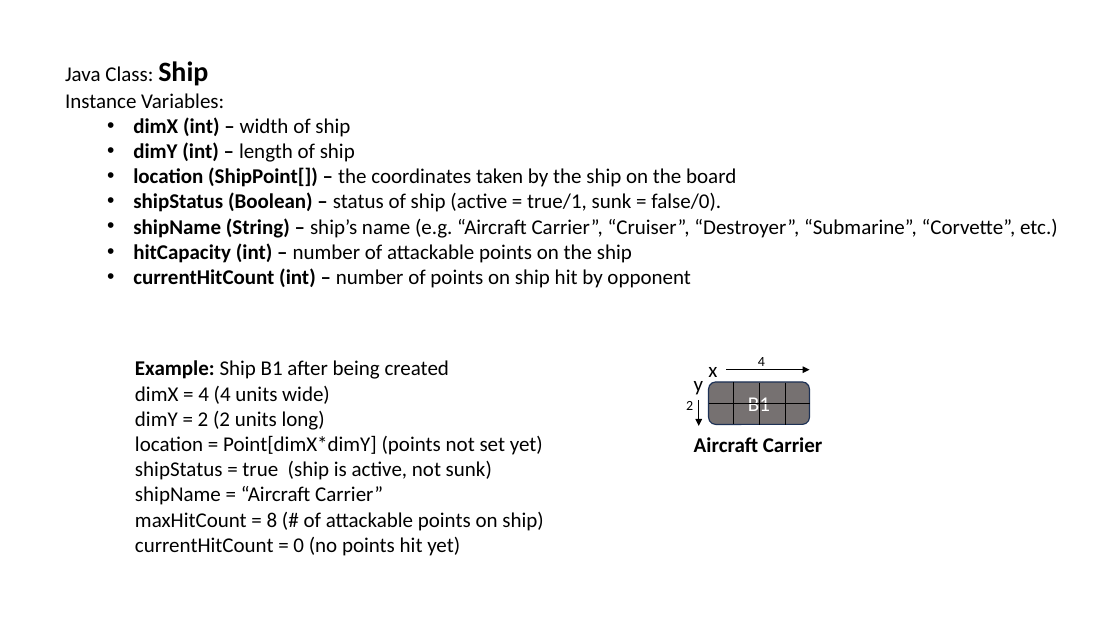
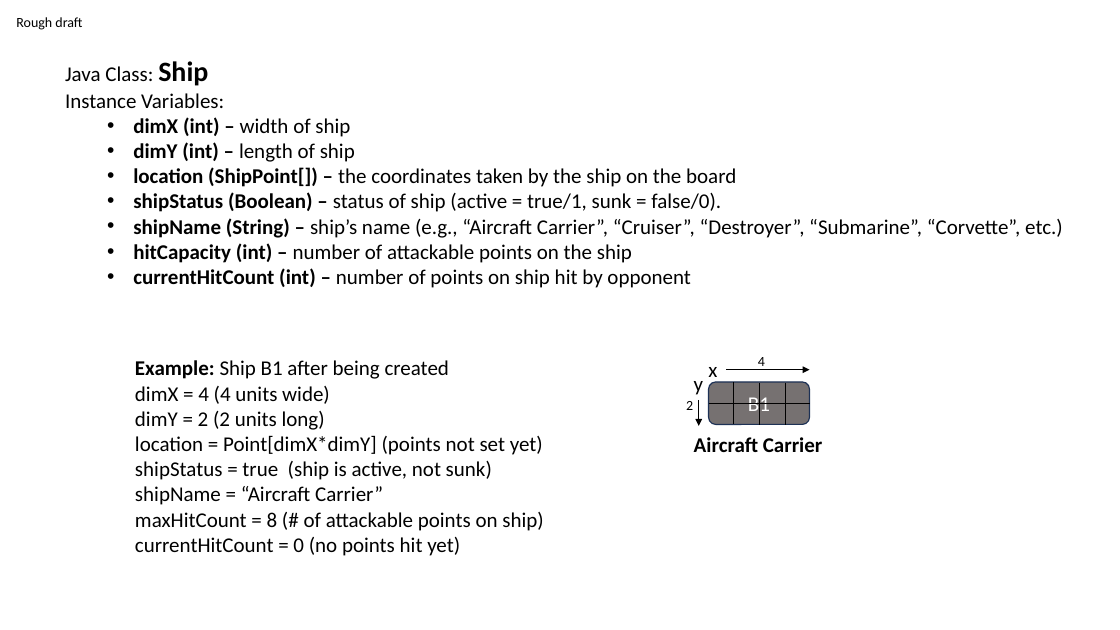
Before and after one commit to RedPanda8765/BattleshipFinal, a slide deck: slide 20 of personal notes (remove after build complete)/UML_Class Diagram.pptx (slide 6 before the commit). Drawn at 1120x630 pixels with LibreOffice and Linux fonts; fonts in the diff are those of the drawing. Boxes give left, top, right and bottom in pixels: in the first picture for what was removed or moved away, otherwise in the second. Text is boxed around its words. In the diff, an @@ line names an element or a change of style, - is before the commit and + after.

```diff
--- a/personal notes (remove after build complete)/UML_Class Diagram.pptx
+++ b/personal notes (remove after build complete)/UML_Class Diagram.pptx
@@ text added at box(16, 17, 82, 30), 12 pt, text #000000 @@
+Rough draft
@@ text at box(133, 218, 1063, 238): text changed @@
-  • shipName (String) – ship’s name (e.g. “Aircraft Carrier”, “Cruiser”, “Destroyer”, “Submarine”, “Corvette”, etc.)
+  • shipName (String) – ship’s name (e.g., “Aircraft Carrier”, “Cruiser”, “Destroyer”, “Submarine”, “Corvette”, etc.)
```
Also in this commit, not shown: 6 other slides changed, 12 slides added, 2 slides removed, 10 other files.
